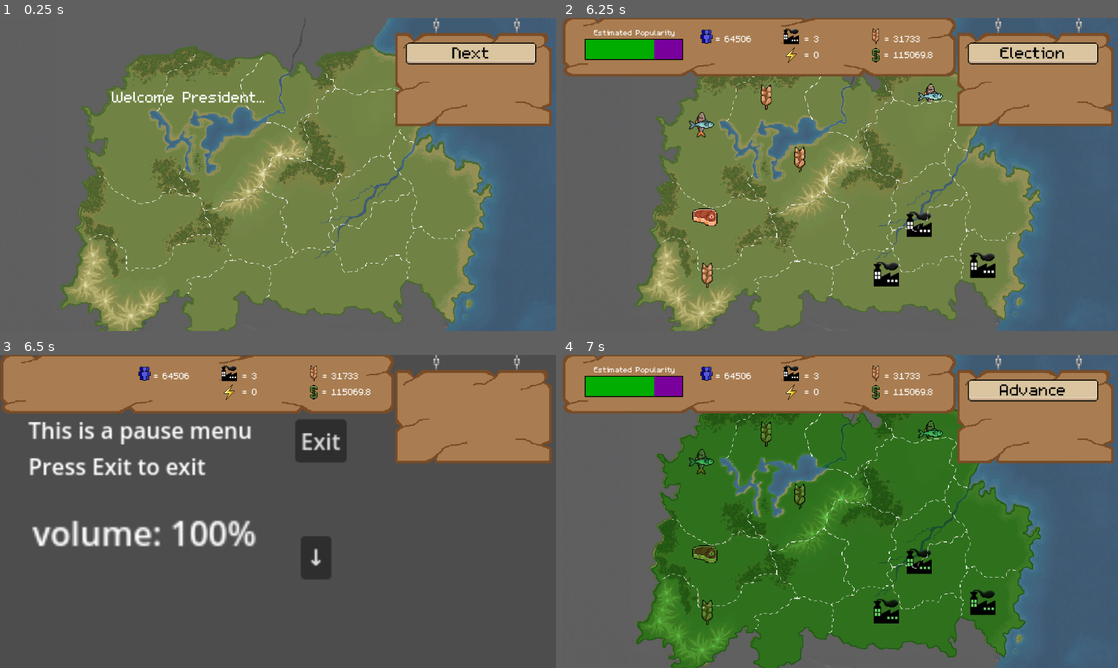
Above: before the commit, frames 1-4 (two rows, left to right).
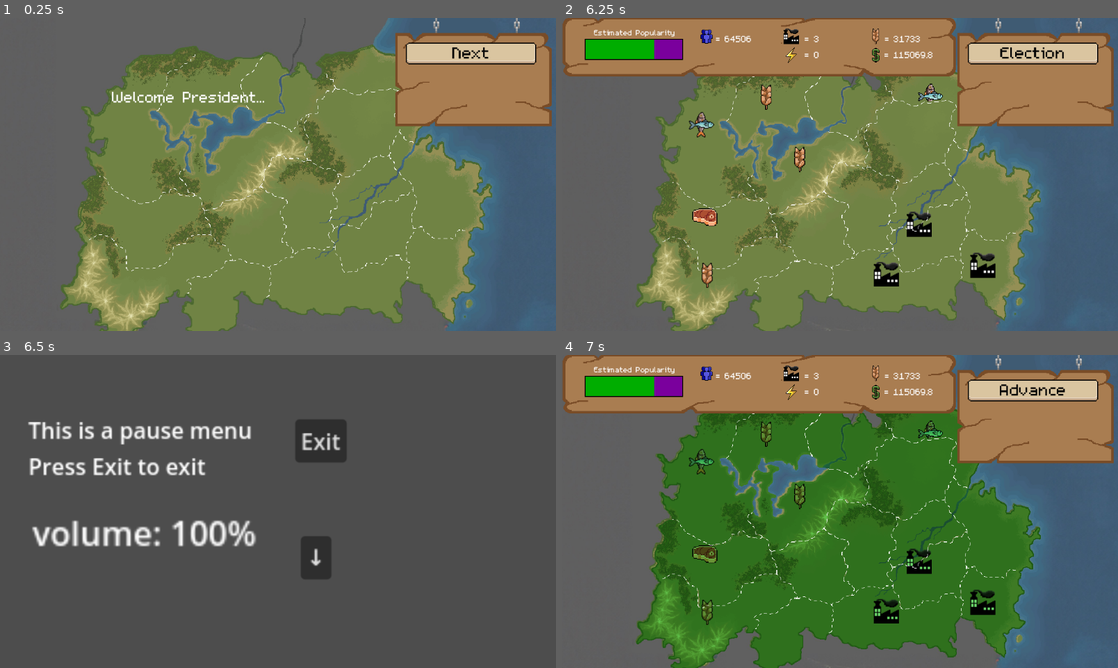
Above: after the commit, the same moments.

Repository: mccoogp/WeatherInc
Game: Godot game, scene res://world.tscn
Two runs of this game, one before a commit and one after it. Both use one fixed random seed, a clock stepped at 60 frames per second and the inputs below. The engine's default icon, where the game draws it, is replaced by a stand-in: a white triangle on a blue panel in a dark square.
Inputs (mouse positions are in pixels of both pictures, inside the frame that each line leads up to):
- Up to frame 1 (0.25 s): no input
- Up to frame 2 (6.25 s): click "Next" at 0.5 s; click "Next" at 1.25 s; click "Advance" at 2 s; tap Enter at 2.75, 5, 5.1 s; move the mouse to (962, 158) at 2.77 s; hold Right 2.78-3.53 s; hold Backspace 2.78-3.53 s; click (962, 158) at 2.92 s; tap Space at 3.02, 3.5, 3.77, 5.27, 5.75, 6.02 s; move the mouse to (728, 190) at 3.52 s; hold Down 3.53-4.28 s; tap Backspace at 3.6, 4.55, 5.3, 6.05 s; move the mouse to (895, 105) at 4.27 s; hold Right 4.28-5.03 s; hold X 4.28-5.03 s; move the mouse to (812, 237) at 5.02 s; hold Up 5.03-5.78 s; click (812, 237) at 5.17 s; move the mouse to (1006, 221) at 5.77 s; hold Left from 5.78 s (still down); hold Tab from 5.78 s (still down)
- Up to frame 3 (6.5 s): keep holding Left; keep holding Tab; tap Escape at 6.4 s
- Up to frame 4 (7 s): keep holding Left; move the mouse to (673, 464) at 6.52 s; release Tab at 6.53 s; tap Backspace at 6.6 s; tap Space at 6.77 s

Frames 1-2 are identical in both runs. In frame 3, 21% of the frame differs, in the area x 0-100%, y 0-35%; in frame 4, nothing differs.

Commit message:
helped pause screen

Diff:
--- a/world.gd
+++ b/world.gd
@@ -157,10 +157,12 @@
 				frame = 2
 				$Camera2D.position = frame2pos
 				$Camera2D.zoom = Vector2(1,1)
-				previousvis = [$CanvasLayer.visible, $"Popularity bar".visible, $Start.visible]
+				previousvis = [$CanvasLayer.visible, $"Popularity bar".visible, $Start.visible, $TopBar.visible]
 				$CanvasLayer.visible = false
 				$"Popularity bar".visible =  false
 				$Start.visible = false
+				$TopBar.visible = false
+
 
 	if Input.is_key_pressed(KEY_SPACE):
 		spaceclicked = true
@@ -542,6 +544,7 @@
 				$CanvasLayer.visible = previousvis[0]
 				$"Popularity bar".visible =  previousvis[1]
 				$Start.visible = previousvis[2]
+				$TopBar.visible = previousvis[3]
 
 func _process(delta: float) -> void:
 	$TopBar/Variables.text = "  = " + str(food) + "\n  = " + str(money)
--- a/world.tscn
+++ b/world.tscn
@@ -653,7 +653,6 @@
 offset_right = 1018.0
 offset_bottom = 183.0
 scale = Vector2(1.68, 1.68)
-focus_mode = 1
 
 [node name="Label" type="Label" parent="CanvasLayer/News"]
 texture_filter = 1
